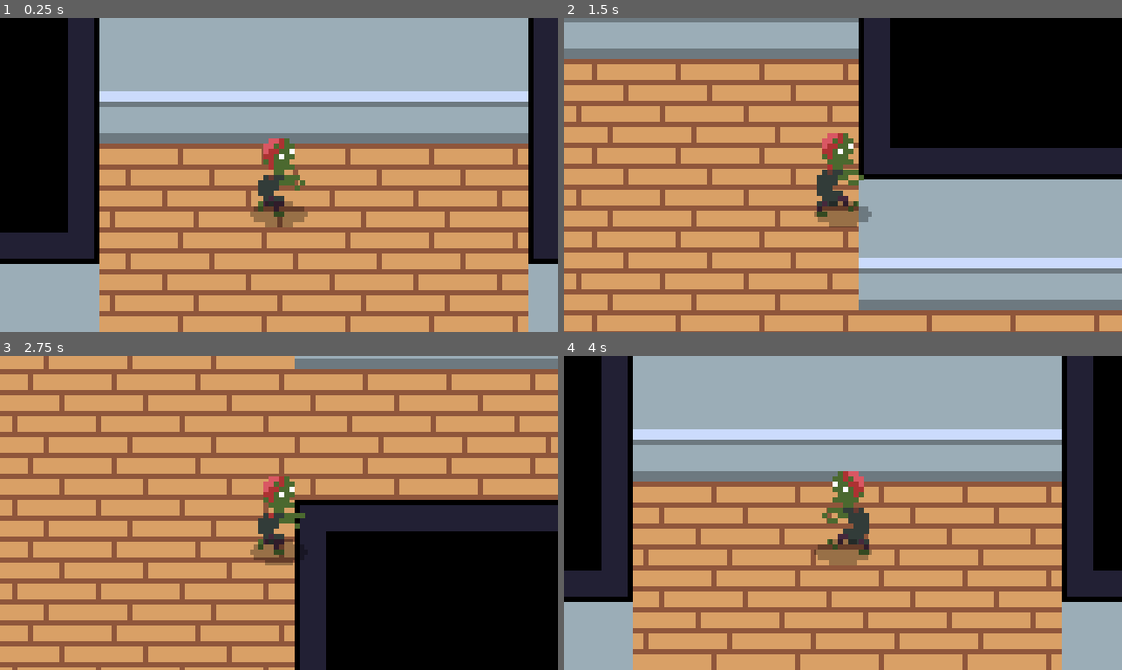
Above: before the commit, frames 1-4 (two rows, left to right).
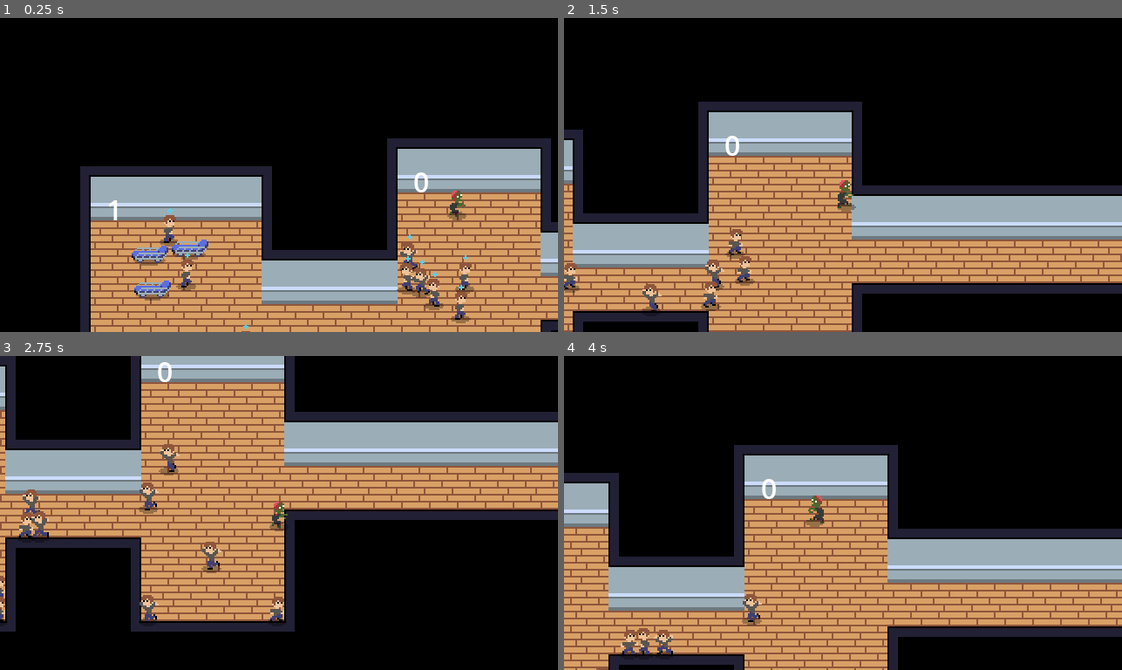
Above: after the commit, the same moments.

Repository: lucasericsson222/gmtk2024
Game: Godot game, scene res://scenes/procedural.tscn
The game is run twice, just before and just after one commit, with the same random seed, the same clock (stepped at 60 frames per second) and the same inputs. This scene is started directly instead of the project's main scene.
Inputs (mouse positions are in pixels of both pictures, inside the frame that each line leads up to):
- Up to frame 1 (0.25 s): no input
- Up to frame 2 (1.5 s): tap Enter at 0.5 s; move the mouse to (965, 159) at 0.52 s; hold D (right) 0.53-1.28 s; hold Shift (clump) 0.53-1.28 s; move the mouse to (731, 190) at 1.27 s; hold S (down) from 1.28 s (still down); tap Space (spread) at 1.35 s
- Up to frame 3 (2.75 s): move the mouse to (334, 443) at 2.02 s; release S (down) at 2.03 s; hold D (right) from 2.03 s (still down); hold F (throw) from 2.03 s (still down)
- Up to frame 4 (4 s): move the mouse to (815, 575) at 2.77 s; release D (right) at 2.78 s; release F (throw) at 2.78 s; hold W (up) 2.78-3.53 s; tap Shift (clump) at 2.85 s; move the mouse to (1010, 560) at 3.52 s; hold A (left) from 3.53 s (still down); hold Space (spread) from 3.53 s (still down)

The runs differ from the first frame. In frame 1, 77% of the frame differs, in the area x 0-100%, y 0-100%; in frame 2, 67%; in frame 3, 66%; in frame 4, 80%.

Commit message:
Working procedural generation of rooms, enemies, and beds

Diff:
--- a/procedural.gd
+++ b/procedural.gd
@@ -8,11 +8,19 @@
 var min_room_size := Vector2i(4, 4)
 var max_retries = 100
 var room_spacing = 6
+var human_dist_spawn_maximum = 4
+var doctor_dist_spawn_minimum = 0
 
 @onready var tileset: TileMapLayer = $Tileset
 var dungeon = Dungeon.new()
 
 var zombie_scene = preload("res://scenes/zombie.tscn")
+var doctor_scene = preload("res://scenes/doctor.tscn")
+var human_scene = preload("res://scenes/human.tscn")
+var bed_scene = preload("res://scenes/bed.tscn")
+
+
+var rooms: Array[Room] = []
 
 # Called when the node enters the scene tree for the first time.
 func _ready() -> void:
@@ -23,12 +31,50 @@
 	create_child_dungeon(dungeon)
 	tile_edges()
 
-	var rooms = get_all_child_rooms(dungeon)
+	rooms = get_all_child_rooms(dungeon)
 
 	var start_room = rooms[randi_range(0, rooms.size() - 1)]
 
 	var zombie_instance = zombie_scene.instantiate()
 	add_to_room_random_position(start_room, zombie_instance)
+
+	calc_distance_from_start(start_room)
+
+	populate_rooms(rooms)
+
+func _draw() -> void:
+	for room in rooms:
+		draw_char(SystemFont.new(),room.position * 16, str(room.dist))
+
+
+func populate_rooms(rooms: Array[Room]):
+	for room in rooms:
+		if room.dist < human_dist_spawn_maximum:
+			for i in range(0, randi_range(3, max(7 - room.dist, 3))):
+				var human_instance = human_scene.instantiate()
+				add_to_room_random_position(room, human_instance)
+		if room.dist > doctor_dist_spawn_minimum:
+			for i in range(0, randi_range(1, max(room.dist, 1))):
+				var doctor_instance = doctor_scene.instantiate()
+				add_to_room_random_position(room, doctor_instance)
+
+	for i in range(0, 2):
+		var random_room = rooms[randi_range(0, rooms.size()) - 1]
+		for j in range(1, 4):
+			var bed_instance = bed_scene.instantiate()
+			add_to_room_random_position(random_room, bed_instance)
+
+
+func calc_distance_from_start(start: Room):
+	calc_distances_from_room(0, start, [])
+
+func calc_distances_from_room(current_distance, current_room: Room, visited: Array[int]):
+	if current_room.get_instance_id() in visited:
+		return
+	current_room.dist = current_distance
+	visited.append(current_room.get_instance_id())
+	for neighbor in current_room.neighbors:
+		calc_distances_from_room(current_distance + 1, neighbor, visited)
 
 func add_to_room_random_position(room, instance):
 	var random_x = randf_range(room.position.x, room.position.x + room.size.x)
@@ -92,13 +138,23 @@
 		var right = get_all_child_rooms(dungeon.right)
 		connect_rooms(left, right)
 
-func connect_rooms(left_rooms, right_rooms):
-	var room_left_index = randi_range(0, left_rooms.size() - 1)
-	var room_right_index = randi_range(0, right_rooms.size() - 1)
-
-	var left_room = left_rooms[room_left_index]
-	var right_room = right_rooms[room_right_index]
+func connect_rooms(left_rooms: Array[Room], right_rooms: Array[Room]):
+	var min_dist_left_room = left_rooms[0]
+	var min_dist_right_room = right_rooms[0]
+	var min_dist = (min_dist_left_room.position - min_dist_right_room.position).length()
+
+	for left_temp_room in left_rooms:
+		for right_temp_room in right_rooms:
+			var dist = (left_temp_room.position - right_temp_room.position).length()
+			if dist < min_dist:
+				min_dist_left_room = left_temp_room
+				min_dist_right_room = right_temp_room
+
+	var left_room = min_dist_left_room
+	var right_room = min_dist_right_room
 	create_path(get_room_center(left_room), get_room_center(right_room))
+	left_room.neighbors.append(right_room)
+	right_room.neighbors.append(left_room)
 
 func create_path(left: Vector2i, right: Vector2i):
 
@@ -125,10 +181,6 @@
 	rooms.append_array(get_all_child_rooms(dungeon.left))
 	rooms.append_array(get_all_child_rooms(dungeon.right))
 	return rooms
-
-func _draw() -> void:
-	#draw_dungeon(dungeon)
-	pass
 
 func draw_dungeon(dungeon: Dungeon):
 	if dungeon == null:
@@ -137,7 +189,7 @@
 		draw_rect(Rect2(dungeon.position * 16, dungeon.size * 16), Color.WHITE, false)
 	draw_dungeon(dungeon.left)
 	draw_dungeon(dungeon.right)
-func random_room():
+func generate_random_room():
 	var new_room = Room.new()
 	new_room.position.x = randi_range(0, max_room_position.x)
 	new_room.position.y = randi_range(0, max_room_position.y)
--- a/room.gd
+++ b/room.gd
@@ -2,3 +2,6 @@
 
 var position: Vector2i
 var size: Vector2i
+
+var neighbors: Array[Room] = []
+var dist = -1
--- a/scenes/procedural.tscn
+++ b/scenes/procedural.tscn
@@ -5,10 +5,11 @@
 [ext_resource type="Script" path="res://scripts/camera.gd" id="4_bix7j"]
 
 [node name="Procedural" type="Node2D"]
+y_sort_enabled = true
 script = ExtResource("1_e3dp6")
 
 [node name="Tileset" parent="." instance=ExtResource("2_3yf7s")]
 
 [node name="Camera2D" type="Camera2D" parent="."]
-zoom = Vector2(3, 3)
+position_smoothing_enabled = true
 script = ExtResource("4_bix7j")
--- a/scenes/super_zombie.tscn
+++ b/scenes/super_zombie.tscn
@@ -203,7 +203,7 @@
 
 [sub_resource type="CapsuleShape2D" id="CapsuleShape2D_y4jnb"]
 radius = 5.0
-height = 26.0
+height = 22.0
 
 [sub_resource type="CapsuleShape2D" id="CapsuleShape2D_ckssf"]
 radius = 5.0
@@ -222,8 +222,7 @@
 frame_progress = 1.0
 
 [node name="CollisionShape2D" type="CollisionShape2D" parent="."]
-visible = false
-position = Vector2(0, 3)
+position = Vector2(0, 6)
 shape = SubResource("CapsuleShape2D_y4jnb")
 
 [node name="ZombieComponent" type="Node" parent="."]
--- a/scripts/doctor.gd
+++ b/scripts/doctor.gd
@@ -11,6 +11,7 @@
 var laser_length = 32
 var attack_position_dif: Vector2 = Vector2.ZERO
 var attack_decel_radius = 24
+var doctor_see_distance = 100
 
 var syringeIsFull = false
 var dead = false
@@ -36,7 +37,7 @@
 		return
 
 	track_nearest_zombie()
-	if target == null:
+	if target == null or (target.position - position).length() > doctor_see_distance:
 		attack_position_dif = Vector2.ZERO
 	else:
 		var displacement = (target.position - position)
Not shown: 1 places in scenes/game_over.tscn that only renumber resources
Not shown: 1 places in scenes/pause_menu.tscn that only renumber resources
